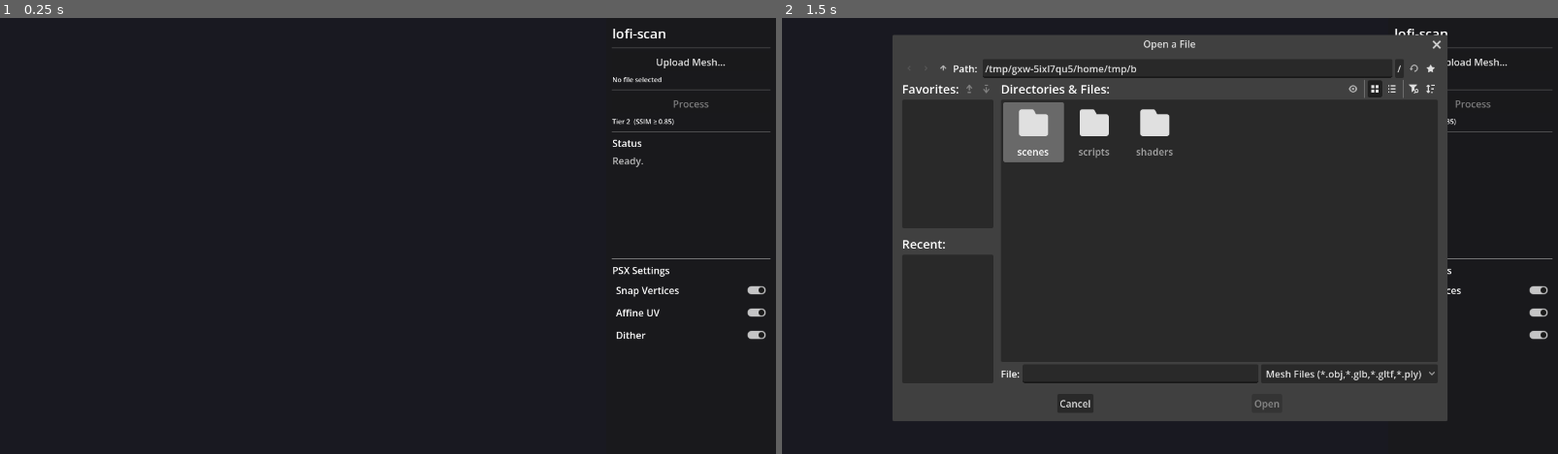
Above: before the commit, frames 1-2 (left to right).
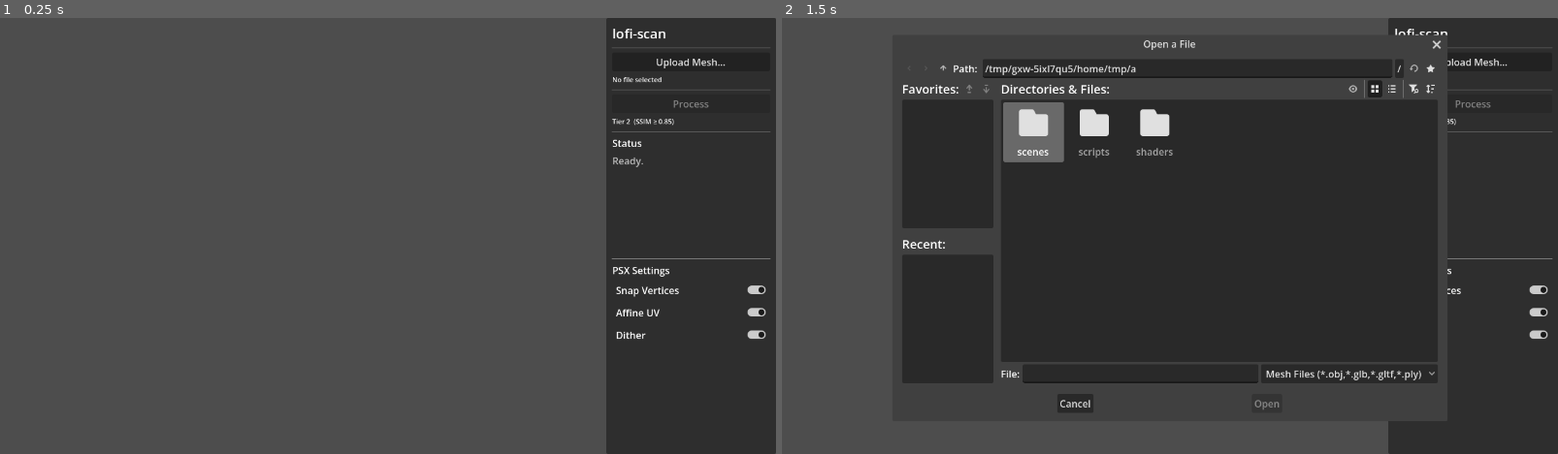
Above: after the commit, the same moments.

Repository: rendyrayana/lofi-scan
Game: Godot game, scene res://scenes/main.tscn
Two runs of this game, one before a commit and one after it. Both use one fixed random seed, a clock stepped at 60 frames per second and the inputs below.
Inputs:
- Up to frame 1 (0.25 s): no input
- Up to frame 2 (1.5 s): click "Upload Mesh…" at 0.5 s; click "Snap Vertices" at 1.25 s

The runs differ from the first frame. In frame 1, 78% of the frame differs, in the area x 0-100%, y 0-100%; in frame 2, 22%.

Commit message:
Rebuild Godot viewer using proven working pattern
Ported architecture from stylization/ baseline project:
- Renderer: GL Compatibility + force_vertex_shading (not Forward Plus)
- Root node: Node3D (not Control)
- SubViewport at 320x240 as direct child of root — no SubViewportContainer
- Display: ViewportTexture → TextureRect(filter=NEAREST, stretch=KEEP_ASPECT)
  in CanvasLayer gives the low-res-then-upscale PSX pixelation
- CRT: ColorRect with magnification.gdshader overlaid in same CanvasLayer
- UI: Panel overlay in CanvasLayer (right 280px)
- Camera3D.current = true set immediately on construction

Diff:
--- a/godot_app/project.godot
+++ b/godot_app/project.godot
@@ -13,9 +13,17 @@
 config/name="lofi-scan"
 config/version="0.1.0"
 run/main_scene="res://scenes/main.tscn"
-config/features=PackedStringArray("4.7", "Forward Plus")
+config/features=PackedStringArray("4.7", "GL Compatibility")
 
 [display]
 
 window/size/viewport_width=1280
 window/size/viewport_height=720
+window/size/resizable=true
+
+[rendering]
+
+textures/canvas_textures/default_texture_filter=0
+renderer/rendering_method="gl_compatibility"
+renderer/rendering_method.mobile="gl_compatibility"
+shading/overrides/force_vertex_shading=true
--- a/godot_app/scenes/main.tscn
+++ b/godot_app/scenes/main.tscn
@@ -1,37 +1,43 @@
-[gd_scene load_steps=2 format=3]
+[gd_scene load_steps=3 format=3]
 
 [ext_resource type="Script" path="res://scripts/main.gd" id="1"]
 
-[node name="Main" type="Control"]
-layout_mode = 3
+[sub_resource type="ViewportTexture" id="ViewportTexture_main"]
+viewport_path = NodePath("../SubViewport")
+
+[node name="Main" type="Node3D"]
+script = ExtResource("1")
+
+[node name="SubViewport" type="SubViewport" parent="."]
+size = Vector2i(320, 240)
+render_target_update_mode = 4
+
+[node name="CanvasLayer" type="CanvasLayer" parent="."]
+
+[node name="Magnification" type="TextureRect" parent="CanvasLayer"]
+texture_filter = 1
 anchors_preset = 15
 anchor_right = 1.0
 anchor_bottom = 1.0
 grow_horizontal = 2
 grow_vertical = 2
-script = ExtResource("1")
+texture = SubResource("ViewportTexture_main")
+stretch_mode = 5
 
-[node name="SubViewportContainer" type="SubViewportContainer" parent="."]
-layout_mode = 1
+[node name="CRT" type="ColorRect" parent="CanvasLayer"]
 anchors_preset = 15
 anchor_right = 1.0
 anchor_bottom = 1.0
-stretch = true
+grow_horizontal = 2
+grow_vertical = 2
 
-[node name="Viewport3D" type="SubViewport" parent="SubViewportContainer"]
-own_world_3d = true
-handle_input_locally = false
-size = Vector2i(1280, 720)
-
-[node name="SidePanel" type="Panel" parent="."]
-layout_mode = 1
+[node name="SidePanel" type="Panel" parent="CanvasLayer"]
 anchor_left = 1.0
 anchor_right = 1.0
 anchor_bottom = 1.0
 offset_left = -280.0
 
-[node name="VBox" type="VBoxContainer" parent="SidePanel"]
-layout_mode = 1
+[node name="VBox" type="VBoxContainer" parent="CanvasLayer/SidePanel"]
 anchors_preset = 15
 anchor_right = 1.0
 anchor_bottom = 1.0
@@ -41,47 +47,37 @@
 offset_bottom = -10.0
 theme_override_constants/separation = 6
 
-[node name="Title" type="Label" parent="SidePanel/VBox"]
-layout_mode = 2
+[node name="Title" type="Label" parent="CanvasLayer/SidePanel/VBox"]
 text = "lofi-scan"
 theme_override_font_sizes/font_size = 22
 
-[node name="HSep0" type="HSeparator" parent="SidePanel/VBox"]
-layout_mode = 2
+[node name="HSep0" type="HSeparator" parent="CanvasLayer/SidePanel/VBox"]
 
-[node name="UploadBtn" type="Button" parent="SidePanel/VBox"]
-layout_mode = 2
+[node name="UploadBtn" type="Button" parent="CanvasLayer/SidePanel/VBox"]
 text = "Upload Mesh…"
 
-[node name="InputLabel" type="Label" parent="SidePanel/VBox"]
-layout_mode = 2
+[node name="InputLabel" type="Label" parent="CanvasLayer/SidePanel/VBox"]
 custom_minimum_size = Vector2(4, 0)
 text = "No file selected"
 autowrap_mode = 2
 theme_override_font_sizes/font_size = 11
 
-[node name="HSep1" type="HSeparator" parent="SidePanel/VBox"]
-layout_mode = 2
+[node name="HSep1" type="HSeparator" parent="CanvasLayer/SidePanel/VBox"]
 
-[node name="ProcessBtn" type="Button" parent="SidePanel/VBox"]
-layout_mode = 2
+[node name="ProcessBtn" type="Button" parent="CanvasLayer/SidePanel/VBox"]
 text = "Process"
 disabled = true
 
-[node name="TierLabel" type="Label" parent="SidePanel/VBox"]
-layout_mode = 2
+[node name="TierLabel" type="Label" parent="CanvasLayer/SidePanel/VBox"]
 text = "Tier 2  (SSIM ≥ 0.85)"
 theme_override_font_sizes/font_size = 11
 
-[node name="HSep2" type="HSeparator" parent="SidePanel/VBox"]
-layout_mode = 2
+[node name="HSep2" type="HSeparator" parent="CanvasLayer/SidePanel/VBox"]
 
-[node name="StatusTitle" type="Label" parent="SidePanel/VBox"]
-layout_mode = 2
+[node name="StatusTitle" type="Label" parent="CanvasLayer/SidePanel/VBox"]
 text = "Status"
 
-[node name="StatusLabel" type="RichTextLabel" parent="SidePanel/VBox"]
-layout_mode = 2
+[node name="StatusLabel" type="RichTextLabel" parent="CanvasLayer/SidePanel/VBox"]
 custom_minimum_size = Vector2(0, 80)
 size_flags_vertical = 3
 bbcode_enabled = true
@@ -89,33 +85,27 @@
 scroll_active = true
 text = "[color=gray]Ready.[/color]"
 
-[node name="HSep3" type="HSeparator" parent="SidePanel/VBox"]
-layout_mode = 2
+[node name="HSep3" type="HSeparator" parent="CanvasLayer/SidePanel/VBox"]
 
-[node name="PSXTitle" type="Label" parent="SidePanel/VBox"]
-layout_mode = 2
+[node name="PSXTitle" type="Label" parent="CanvasLayer/SidePanel/VBox"]
 text = "PSX Settings"
 
-[node name="SnapBtn" type="CheckButton" parent="SidePanel/VBox"]
-layout_mode = 2
+[node name="SnapBtn" type="CheckButton" parent="CanvasLayer/SidePanel/VBox"]
 button_pressed = true
 text = "Snap Vertices"
 
-[node name="AffineBtn" type="CheckButton" parent="SidePanel/VBox"]
-layout_mode = 2
+[node name="AffineBtn" type="CheckButton" parent="CanvasLayer/SidePanel/VBox"]
 button_pressed = true
 text = "Affine UV"
 
-[node name="DitherBtn" type="CheckButton" parent="SidePanel/VBox"]
-layout_mode = 2
+[node name="DitherBtn" type="CheckButton" parent="CanvasLayer/SidePanel/VBox"]
 button_pressed = true
 text = "Dither"
 
-[node name="Spacer" type="Control" parent="SidePanel/VBox"]
-layout_mode = 2
+[node name="Spacer" type="Control" parent="CanvasLayer/SidePanel/VBox"]
 size_flags_vertical = 3
 
-[node name="FileDialog" type="FileDialog" parent="."]
+[node name="FileDialog" type="FileDialog" parent="CanvasLayer"]
 visible = false
 title = "Open Scan Mesh"
 size = Vector2i(900, 600)
--- a/godot_app/scripts/main.gd
+++ b/godot_app/scripts/main.gd
@@ -1,20 +1,23 @@
-extends Control
+extends Node3D
 
 # ─── Node refs ───────────────────────────────────────────────────────────────
-@onready var viewport3d:   SubViewport   = $SubViewportContainer/Viewport3D
-@onready var upload_btn:   Button        = $SidePanel/VBox/UploadBtn
-@onready var process_btn:  Button        = $SidePanel/VBox/ProcessBtn
-@onready var input_label:  Label         = $SidePanel/VBox/InputLabel
-@onready var status_label: RichTextLabel = $SidePanel/VBox/StatusLabel
-@onready var snap_btn:     CheckButton   = $SidePanel/VBox/SnapBtn
-@onready var affine_btn:   CheckButton   = $SidePanel/VBox/AffineBtn
-@onready var dither_btn:   CheckButton   = $SidePanel/VBox/DitherBtn
-@onready var file_dialog:  FileDialog    = $FileDialog
-
-# ─── 3D scene nodes (created in _ready) ──────────────────────────────────────
+@onready var viewport3d:   SubViewport   = $SubViewport
+@onready var crt_rect:     ColorRect     = $CanvasLayer/CRT
+@onready var side_panel:   Panel         = $CanvasLayer/SidePanel
+@onready var upload_btn:   Button        = $CanvasLayer/SidePanel/VBox/UploadBtn
+@onready var process_btn:  Button        = $CanvasLayer/SidePanel/VBox/ProcessBtn
+@onready var input_label:  Label         = $CanvasLayer/SidePanel/VBox/InputLabel
+@onready var status_label: RichTextLabel = $CanvasLayer/SidePanel/VBox/StatusLabel
+@onready var snap_btn:     CheckButton   = $CanvasLayer/SidePanel/VBox/SnapBtn
+@onready var affine_btn:   CheckButton   = $CanvasLayer/SidePanel/VBox/AffineBtn
+@onready var dither_btn:   CheckButton   = $CanvasLayer/SidePanel/VBox/DitherBtn
+@onready var file_dialog:  FileDialog    = $CanvasLayer/FileDialog
+
+# ─── 3D scene nodes (built in _ready) ────────────────────────────────────────
 var cam:        Camera3D
 var model_root: Node3D
 var psx_shader: Shader
+var crt_shader: Shader
 
 # ─── App state ───────────────────────────────────────────────────────────────
 var selected_path: String = ""
@@ -31,7 +34,6 @@
 var orbit_center: Vector3 = Vector3.ZERO
 var is_dragging:  bool    = false
 
-# AABB accumulator (class-level so recursive func can mutate it)
 var _aabb_acc:   AABB = AABB()
 var _aabb_empty: bool = true
 
@@ -39,11 +41,11 @@
 # ─── Lifecycle ───────────────────────────────────────────────────────────────
 
 func _ready() -> void:
-	# repo root is one directory above the godot_app/ project root
 	repo_root = ProjectSettings.globalize_path("res://").rstrip("/\\").get_base_dir()
 
 	_build_3d_scene()
-	_load_psx_shader()
+	_load_shaders()
+	_setup_crt()
 
 	upload_btn.pressed.connect(_on_upload_pressed)
 	process_btn.pressed.connect(_on_process_pressed)
@@ -56,29 +58,25 @@
 
 
 func _build_3d_scene() -> void:
-	# Ensure the SubViewport has its own isolated 3D world
-	viewport3d.own_world_3d = true
-
+	# Camera — must be first so it becomes current in the SubViewport
 	cam = Camera3D.new()
 	cam.current = true
+	cam.fov = 45.0
+	cam.near = 0.05
 	viewport3d.add_child(cam)
 
 	var sun := DirectionalLight3D.new()
 	sun.rotation_degrees = Vector3(-45.0, 45.0, 0.0)
-	sun.light_energy = 1.2
+	sun.light_energy = 2.0
+	sun.light_color = Color(0.81, 0.81, 0.81)
 	viewport3d.add_child(sun)
-
-	var fill := DirectionalLight3D.new()
-	fill.rotation_degrees = Vector3(-20.0, -135.0, 0.0)
-	fill.light_energy = 0.4
-	viewport3d.add_child(fill)
 
 	var env := Environment.new()
 	env.background_mode = Environment.BG_COLOR
-	env.background_color = Color(0.10, 0.10, 0.13)
+	env.background_color = Color(0.118, 0.118, 0.118)
 	env.ambient_light_source = Environment.AMBIENT_SOURCE_COLOR
-	env.ambient_light_color = Color(0.3, 0.3, 0.35)
-	env.ambient_light_energy = 1.0
+	env.ambient_light_color = Color(1, 1, 1)
+	env.ambient_light_energy = 0.2
 	var we := WorldEnvironment.new()
 	we.environment = env
 	viewport3d.add_child(we)
@@ -89,12 +87,32 @@
 	_update_camera()
 
 
-func _load_psx_shader() -> void:
+func _load_shaders() -> void:
 	var p := "res://shaders/psx_shader.gdshader"
 	if ResourceLoader.exists(p):
 		psx_shader = load(p)
 	else:
 		push_warning("[lofi-scan] PSX shader not found at %s" % p)
+
+	var c := "res://shaders/magnification.gdshader"
+	if ResourceLoader.exists(c):
+		crt_shader = load(c)
+
+
+func _setup_crt() -> void:
+	if crt_shader == null:
+		return
+	var mat := ShaderMaterial.new()
+	mat.shader = crt_shader
+	# match working project defaults
+	mat.set_shader_parameter("grain_intensity",       0.0)
+	mat.set_shader_parameter("chromatic_aberration",  0.001)
+	mat.set_shader_parameter("warble_amount",         0.001)
+	mat.set_shader_parameter("warble_speed",          1.0)
+	mat.set_shader_parameter("scanline_intensity",    0.0)
+	mat.set_shader_parameter("vignette_darkness",     0.0)
+	mat.set_shader_parameter("crt_vignette_power",    0.0)
+	crt_rect.material = mat
 
 
 # ─── Auto-load ───────────────────────────────────────────────────────────────
@@ -111,7 +129,6 @@
 	while entry != "":
 		if dir.current_is_dir() and not entry.begins_with("_"):
 			var sub_path := cache.path_join(entry)
-			# prefer final_* subdirs from texture sweep
 			var sub_dir := DirAccess.open(sub_path)
 			if sub_dir:
 				sub_dir.list_dir_begin()
@@ -123,7 +140,6 @@
 							newest_glb = glb
 					sub = sub_dir.get_next()
 				sub_dir.list_dir_end()
-			# also check directly
 			var direct := sub_path.path_join("mesh_lo.glb")
 			if FileAccess.file_exists(direct):
 				newest_glb = direct
@@ -167,64 +183,49 @@
 	var cache := repo_root.path_join("cache")
 	DirAccess.make_dir_recursive_absolute(cache)
 
-	# ── Geometry search ──
 	var search_out := cache.path_join(stem + "_search")
 	var search_cfg := {
-		"input_mesh":        mesh_path,
-		"tier":              TIER,
-		"output_dir":        search_out,
-		"search_lo":         50,
-		"search_hi":         5000,
-		"max_iter":          12,
-		"render_resolution": 256,
-		"bake_resolution":   1024,
-		"merge_distance":    0.0,
-		"blender_bin":       BLENDER_BIN,
-		"camera_distance":   2.5,
+		"input_mesh": mesh_path, "tier": TIER,
+		"output_dir": search_out,
+		"search_lo": 50, "search_hi": 5000, "max_iter": 12,
+		"render_resolution": 256, "bake_resolution": 1024,
+		"merge_distance": 0.0, "blender_bin": BLENDER_BIN,
+		"camera_distance": 2.5,
 	}
-	var search_cfg_path := cache.path_join("_godot_search.json")
-	_write_json(search_cfg_path, search_cfg)
+	_write_json(cache.path_join("_godot_search.json"), search_cfg)
 
 	var out := []
 	var code := OS.execute("python3",
-		[repo_root.path_join("blender_scripts/search.py"), search_cfg_path],
-		out, true)
-
+		[repo_root.path_join("blender_scripts/search.py"),
+		 cache.path_join("_godot_search.json")], out, true)
 	if code != 0:
 		_finish.call_deferred(false,
-			"[color=red]Geometry search failed (exit %d). Check terminal.[/color]" % code, "")
+			"[color=red]Search failed (exit %d).[/color]" % code, "")
 		return
 
 	var geo_log := _read_json(search_out.path_join("search_log.json"))
 	if geo_log.is_empty():
-		_finish.call_deferred(false, "[color=red]search_log.json not found.[/color]", "")
+		_finish.call_deferred(false, "[color=red]search_log.json missing.[/color]", "")
 		return
 	var best_tris := int(geo_log.get("best_tris", 500))
 
 	_set_status.call_deferred(
-		"[color=cyan]Geometry: %d tris. Running texture sweep…[/color]" % best_tris)
-
-	# ── Texture sweep ──
+		"[color=cyan]%d tris found — sweeping textures…[/color]" % best_tris)
+
 	var tex_out := cache.path_join(stem + "_tex")
 	var tex_cfg := {
-		"input_mesh":        mesh_path,
-		"fixed_tri_count":   best_tris,
-		"tier":              TIER,
-		"output_dir":        tex_out,
-		"resolutions":       [16, 32, 64, 128, 256],
-		"render_resolution": 256,
-		"merge_distance":    0.0,
-		"blender_bin":       BLENDER_BIN,
-		"camera_distance":   2.5,
+		"input_mesh": mesh_path, "fixed_tri_count": best_tris,
+		"tier": TIER, "output_dir": tex_out,
+		"resolutions": [16, 32, 64, 128, 256],
+		"render_resolution": 256, "merge_distance": 0.0,
+		"blender_bin": BLENDER_BIN, "camera_distance": 2.5,
 	}
-	var tex_cfg_path := cache.path_join("_godot_tex.json")
-	_write_json(tex_cfg_path, tex_cfg)
+	_write_json(cache.path_join("_godot_tex.json"), tex_cfg)
 
 	out.clear()
 	code = OS.execute("python3",
-		[repo_root.path_join("blender_scripts/texture_sweep.py"), tex_cfg_path],
-		out, true)
-
+		[repo_root.path_join("blender_scripts/texture_sweep.py"),
+		 cache.path_join("_godot_tex.json")], out, true)
 	if code != 0:
 		_finish.call_deferred(false,
 			"[color=red]Texture sweep failed (exit %d).[/color]" % code, "")
@@ -232,16 +233,13 @@
 
 	var tex_log := _read_json(tex_out.path_join("texture_sweep_log.json"))
 	if tex_log.is_empty():
-		_finish.call_deferred(false, "[color=red]texture_sweep_log.json not found.[/color]", "")
-		return
-
-	var final_dir: String = tex_log.get("output_dir", "")
-	var glb := final_dir.path_join("mesh_lo.glb")
+		_finish.call_deferred(false, "[color=red]texture_sweep_log.json missing.[/color]", "")
+		return
+
+	var glb: String = (tex_log.get("output_dir", "") as String).path_join("mesh_lo.glb")
 	var best_res := int(tex_log.get("best_resolution", 0))
-
 	_finish.call_deferred(true,
-		"[color=green]Done!  %d tris  ·  %dpx tex[/color]" % [best_tris, best_res],
-		glb)
+		"[color=green]Done!  %d tris  ·  %dpx tex[/color]" % [best_tris, best_res], glb)
 
 
 func _finish(ok: bool, msg: String, glb_path: String) -> void:
@@ -263,7 +261,7 @@
 	var doc := GLTFDocument.new()
 	var state := GLTFState.new()
 	if doc.append_from_file(path, state) != OK:
-		_set_status("[color=red]Failed to load GLB: %s[/color]" % path.get_file())
+		_set_status("[color=red]Failed to load: %s[/color]" % path.get_file())
 		return
 
 	var scene := doc.generate_scene(state)
@@ -295,10 +293,9 @@
 
 
 func _set_all_shader_param(param: String, value: Variant) -> void:
-	_patch_shader_params(model_root, param, value)
-
-
-func _patch_shader_params(node: Node, param: String, value: Variant) -> void:
+	_patch_params(model_root, param, value)
+
+func _patch_params(node: Node, param: String, value: Variant) -> void:
 	if node is MeshInstance3D:
 		var mi := node as MeshInstance3D
 		for i in mi.mesh.get_surface_count():
@@ -306,7 +303,7 @@
 			if mat is ShaderMaterial:
 				(mat as ShaderMaterial).set_shader_parameter(param, value)
 	for c in node.get_children():
-		_patch_shader_params(c, param, value)
+		_patch_params(c, param, value)
 
 
 # ─── Camera framing ──────────────────────────────────────────────────────────
@@ -327,7 +324,7 @@
 		var mi := node as MeshInstance3D
 		var world := mi.global_transform * mi.get_aabb()
 		if _aabb_empty:
-			_aabb_acc = world
+			_aabb_acc  = world
 			_aabb_empty = false
 		else:
 			_aabb_acc = _aabb_acc.merge(world)
@@ -348,15 +345,21 @@
 	cam.look_at(orbit_center, Vector3.UP)
 
 
-# ─── Input (orbit camera on the 3D pane) ─────────────────────────────────────
+# ─── Input ───────────────────────────────────────────────────────────────────
 
 func _input(event: InputEvent) -> void:
-	var vp_rect := ($SubViewportContainer as Control).get_global_rect()
+	# Exclude clicks on the side panel
+	if event is InputEventMouseButton or event is InputEventMouseMotion:
+		var mouse_pos: Vector2
+		if event is InputEventMouseButton:
+			mouse_pos = (event as InputEventMouseButton).global_position
+		else:
+			mouse_pos = (event as InputEventMouseMotion).global_position
+		if side_panel.get_global_rect().has_point(mouse_pos):
+			return
 
 	if event is InputEventMouseButton:
 		var mb := event as InputEventMouseButton
-		if not vp_rect.has_point(mb.global_position):
-			return
 		if mb.button_index == MOUSE_BUTTON_LEFT:
 			is_dragging = mb.pressed
 		elif mb.button_index == MOUSE_BUTTON_WHEEL_UP and mb.pressed:
--- /dev/null
+++ b/godot_app/shaders/magnification.gdshader
@@ -0,0 +1,85 @@
+shader_type canvas_item;
+
+uniform sampler2D SCREEN_TEXTURE : hint_screen_texture, filter_linear_mipmap, repeat_enable;
+
+uniform float grain_intensity : hint_range(0.0, 1.0) = 0.1;
+uniform float min_lum : hint_range(0.0, 1.0) = 0.0;
+uniform float max_lum : hint_range(0.0, 1.0) = 1.0;
+uniform float time_scale : hint_range(0.0, 1.0) = 0.5;
+
+uniform float vignette_darkness : hint_range(0.0, 1.0) = 0.5;
+uniform float vignette_outer_radius : hint_range(0.1, 2.0) = 0.7;
+uniform float vignette_inner_radius : hint_range(0.0, 1.9) = 0.2;
+
+uniform float scanline_intensity : hint_range(0.0, 1.0) = 0.2;
+uniform float chromatic_aberration : hint_range(0.0, 0.01) = 0.005;
+uniform float crt_vignette_power : hint_range(0.0, 5.0) = 2.0;
+
+uniform float warble_amount : hint_range(0.0, 0.01) = 0.002;
+uniform float warble_speed : hint_range(0.0, 10.0) = 5.0;
+
+float noise(vec2 p) {
+    return (fract(sin(dot(p, vec2(12.9898, 78.233))) * 43758.5453) - 0.5) * 2.0;
+}
+
+vec3 soft_light(vec3 A, vec3 B) {
+    vec3 branch1 = 2.0 * A * B + A * A * (1.0 - 2.0 * B);
+    vec3 branch2 = 2.0 * A * (1.0 - B) + sqrt(A) * (2.0 * B - 1.0);
+    vec3 condition = step(0.5, B);
+    return mix(branch1, branch2, condition);
+}
+
+void fragment() {
+    vec2 uv = SCREEN_UV;
+    vec2 screen_size = 1.0 / SCREEN_PIXEL_SIZE;
+
+    vec2 warble_offset = vec2(
+        sin(TIME * warble_speed + uv.x * 10.0)
+            * cos(TIME * warble_speed * 0.7 + uv.y * 7.0),
+        cos(TIME * warble_speed * 0.8 + uv.y * 11.0)
+            * sin(TIME * warble_speed * 0.9 + uv.x * 8.0)
+    ) * warble_amount;
+
+    vec2 final_sample_uv = clamp(uv + warble_offset, vec2(0.0), vec2(1.0));
+
+    vec3 col;
+    col.r = texture(SCREEN_TEXTURE,
+        final_sample_uv + vec2(chromatic_aberration, 0.0)).r;
+    col.g = texture(SCREEN_TEXTURE, final_sample_uv).g;
+    col.b = texture(SCREEN_TEXTURE,
+        final_sample_uv - vec2(chromatic_aberration, 0.0)).b;
+
+    float lum = dot(col, vec3(0.299, 0.587, 0.114));
+    float factor = 1.0 - smoothstep(min_lum, max_lum, lum);
+
+    vec2 offset = vec2(
+        sin(TIME * time_scale),
+        cos(TIME * time_scale)) * 20.0;
+    float noise_r = noise(uv + offset);
+    float noise_g = noise(uv + offset + vec2(0.1, 0.2));
+    float noise_b = noise(uv + offset + vec2(0.3, 0.4));
+    vec3 grain = vec3(noise_r, noise_g, noise_b) * grain_intensity * factor;
+    vec3 grain_color = clamp(vec3(0.5) + grain, 0.0, 1.0);
+    vec3 processed_color = soft_light(col, grain_color);
+
+    float aspect_ratio = screen_size.x / screen_size.y;
+    vec2 adjusted_uv = uv - 0.5;
+    adjusted_uv.x *= aspect_ratio;
+    float dist = length(adjusted_uv);
+    float inner_rad = min(vignette_inner_radius, vignette_outer_radius - 0.01);
+    float vignette_pct = smoothstep(vignette_outer_radius, inner_rad, dist);
+    float vignette_factor = mix(1.0 - vignette_darkness, 1.0, vignette_pct);
+    processed_color *= vignette_factor;
+
+    float scanline_alpha = sin(uv.y * screen_size.y * 3.0);
+    scanline_alpha = clamp(scanline_alpha * 0.5 + 0.5, 0.0, 1.0);
+    scanline_alpha = 1.0 - (scanline_alpha * scanline_intensity);
+    processed_color *= scanline_alpha;
+
+    vec2 center_uv = uv - 0.5;
+    float r2 = dot(center_uv, center_uv);
+    float crt_vignette = pow(1.0 - r2, crt_vignette_power);
+    processed_color *= crt_vignette;
+
+    COLOR = vec4(processed_color, 1.0);
+}
